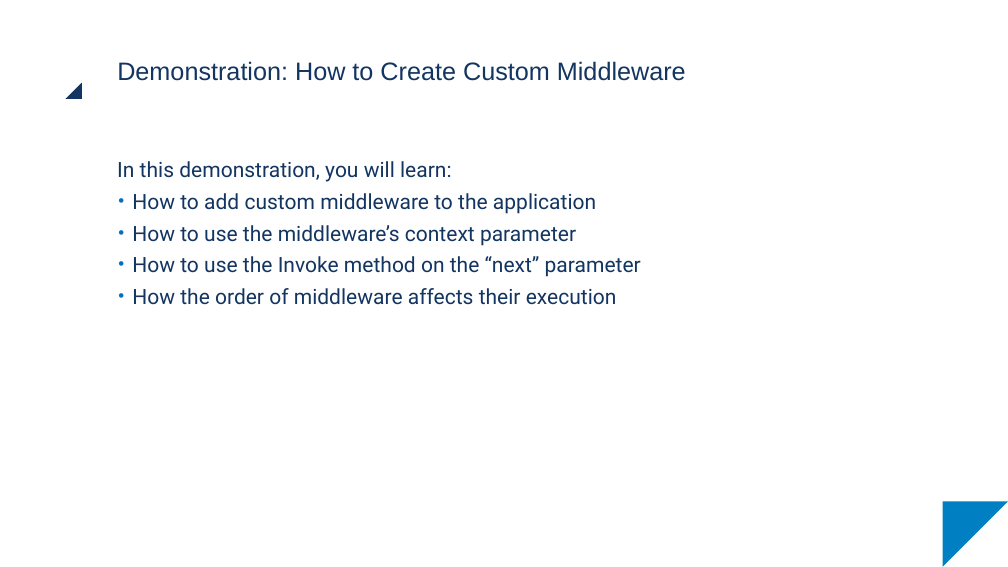
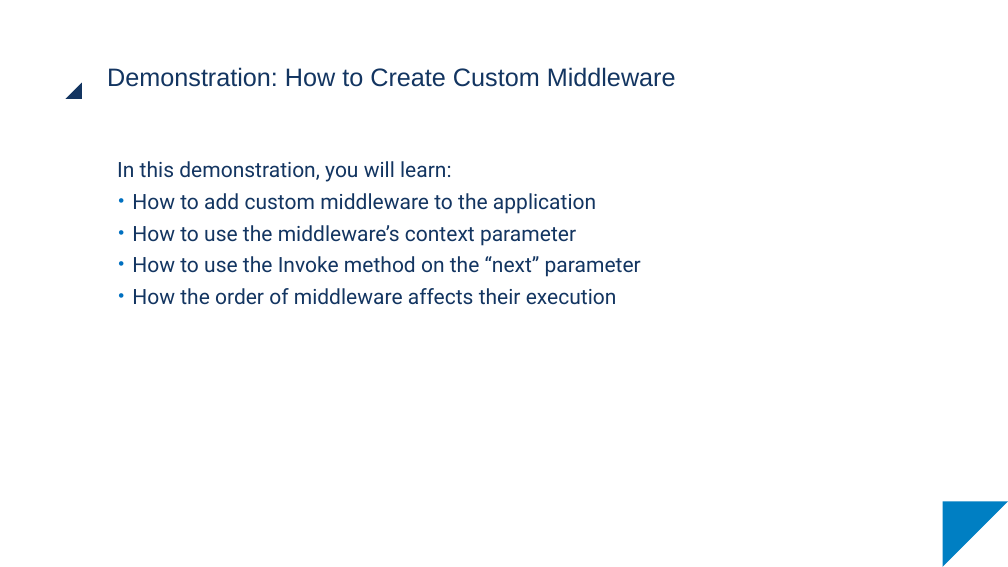
Before and after one commit to scolapicchioni/razorhybrid, a slide deck: slide 17 of Slides/Razor_03.pptx. Drawn at 1008x567 pixels with LibreOffice and Linux fonts; fonts in the diff are those of the drawing. Boxes give left, top, right and bottom in pixels: in the first picture for what was removed or moved away, otherwise in the second. Text is boxed around its words. In the diff, an @@ line names an element or a change of style, - is before the commit and + after.

```diff
--- a/Slides/Razor_03.pptx
+++ b/Slides/Razor_03.pptx
@@ title "Demonstration: How to Create Custom ..." moved from (x1=117, y1=61, x2=686, y2=81) to (x1=107, y1=67, x2=676, y2=87) @@
```
Also in this commit, not shown: 2 other slides changed, 39 other files.
